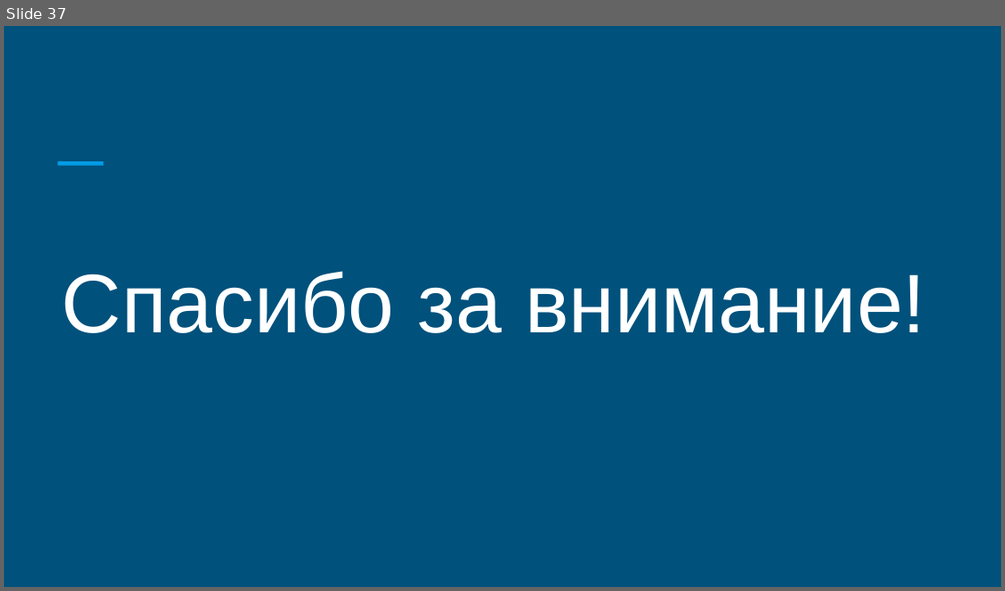
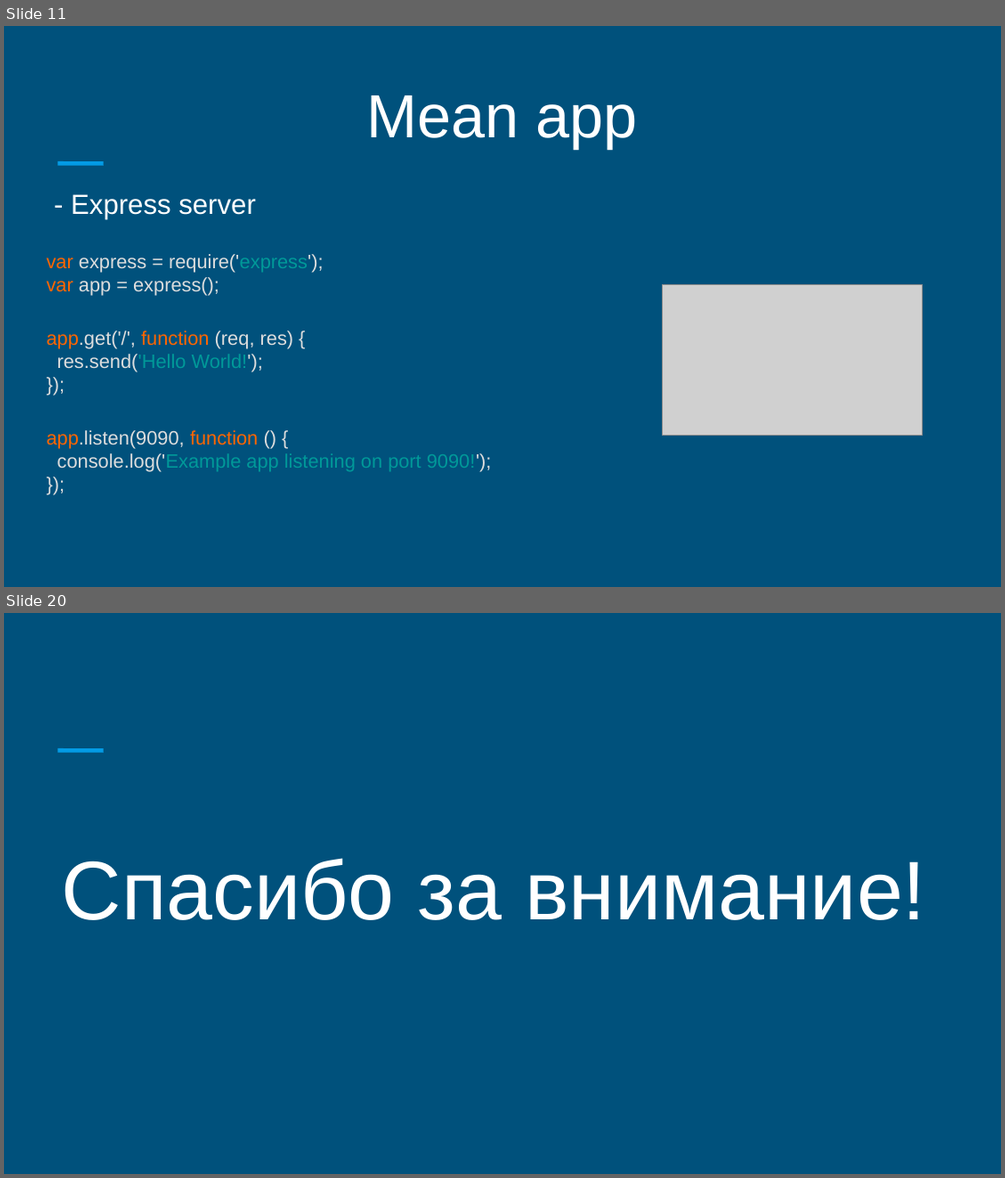
Before and after one commit to keylink/mean-stack, a slide deck: docs/mean.pptx. Shown one above the other, each under a label of ours: slide 37 before the commit, slides 11 and 20 after it; the slides between them are not shown. The pictures are 1005x591 and 1005x1178 pixels, drawn with LibreOffice and Linux fonts; fonts in the diff are those of the drawing; grey boxes stand for pictures. Boxes give left, top, right and bottom in pixels: in the first picture for what was removed or moved away, otherwise in the second. Text is boxed around its words. In the diff, an @@ line names an element or a change of style, - is before the commit and + after.

```diff
--- a/docs/mean.pptx
+++ b/docs/mean.pptx
@@ slide 11 added at (4,26,1001,587), background #00517C; not listed: 1 template element that a slide beside it also shows @@
@@ text added at (366,95,637,148), 44 pt, text #FFFFFF @@
+Mean app
@@ text added at (47,194,492,472), 14 pt, text #DDDDDD @@
+- Express server
+var express = require('express');
+var app = express();
+app.get('/', function (req, res) {
+res.send('Hello World!');
+});
+app.listen(9090, function () {
+console.log('Example app listening on port 9090!');
+});
@@ picture added at (662,284,922,435) @@
@@ what was slide 37 is now slide 20 @@
```
Also in this commit, not shown: 2 slides changed, 16 other slides added, 34 slides removed, 3 other files.
